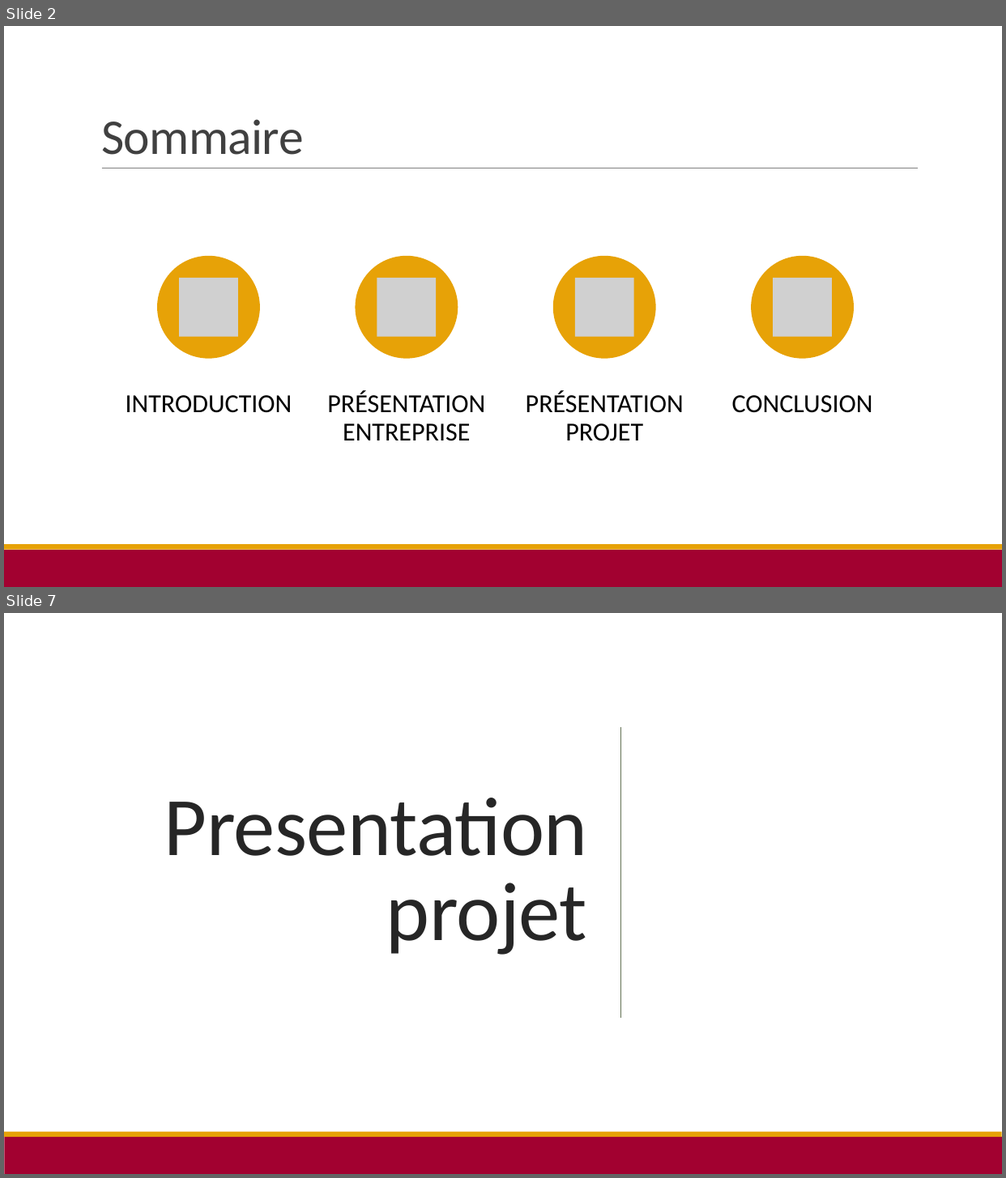
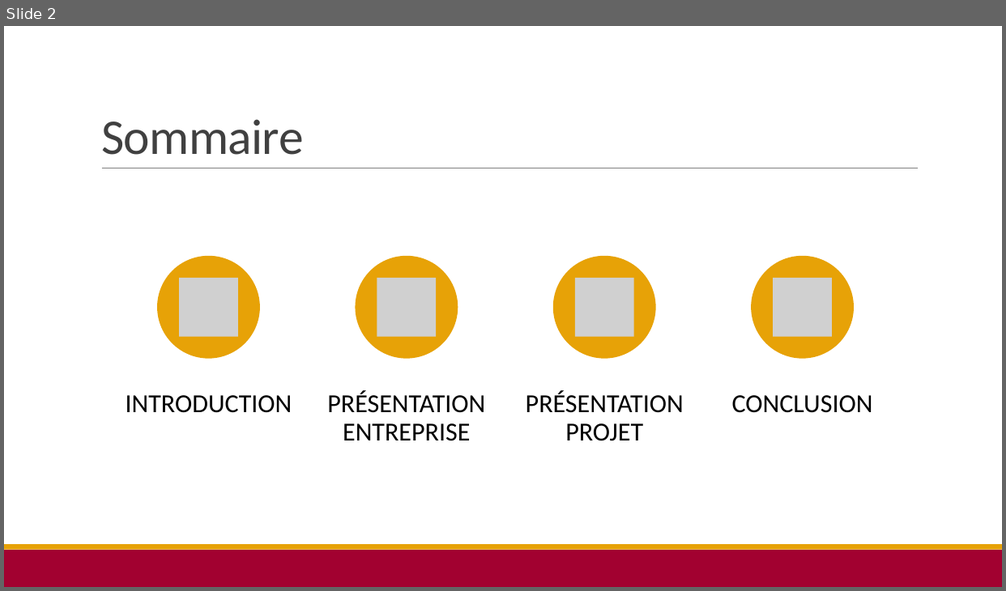
Before and after one commit to SteBoun/SFL2_ChaineDeFroid, a slide deck: Diaporama/DIAPO_01.pptx. Shown one above the other, each under a label of ours: slides 2 and 7 before the commit, slide 2 after it; the slides between them are not shown. The pictures are 1006x1178 and 1006x591 pixels, drawn with LibreOffice and Linux fonts; fonts in the diff are those of the drawing; grey boxes stand for pictures. Boxes give left, top, right and bottom in pixels: in the first picture for what was removed or moved away, otherwise in the second. Text is boxed around its words. In the diff, an @@ line names an element or a change of style, - is before the commit and + after.

```diff
--- a/Diaporama/DIAPO_01.pptx
+++ b/Diaporama/DIAPO_01.pptx
@@ slide 7 removed at <box>4,613,1002,1174</box>, background #FFFFFF @@
@@ rectangle removed at <box>4,613,1002,1174</box> @@
@@ line removed from (621, 726) to (621, 1018) @@
@@ title removed at <box>164,798,588,955</box> @@
-Presentation projet
@@ rectangle removed at <box>4,1137,1002,1174</box> @@
@@ rectangle removed at <box>4,1131,1002,1137</box> @@
```
Also in this commit, not shown: 2 slides changed, 5 slides added, 2 other slides removed.
